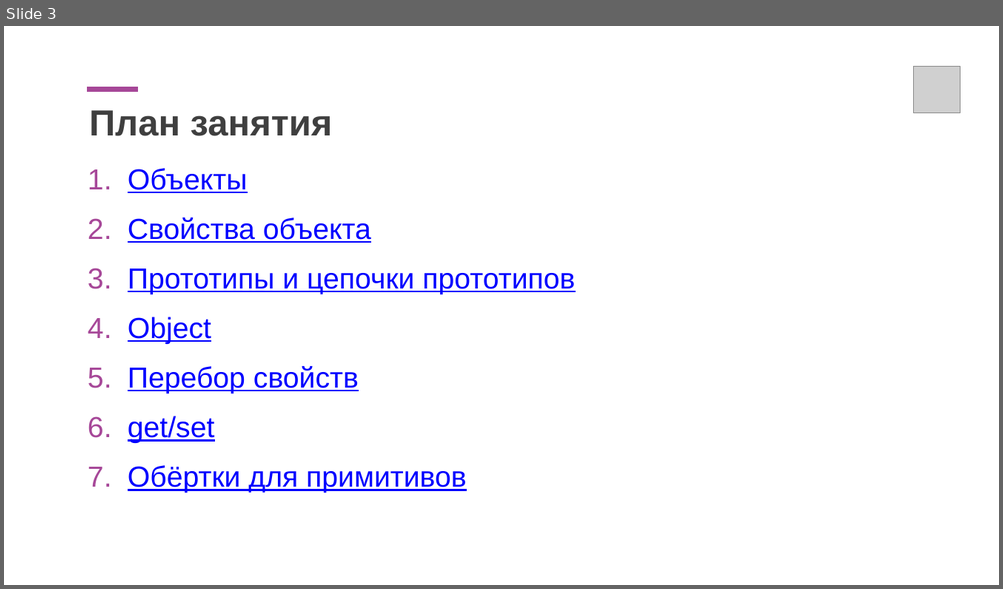
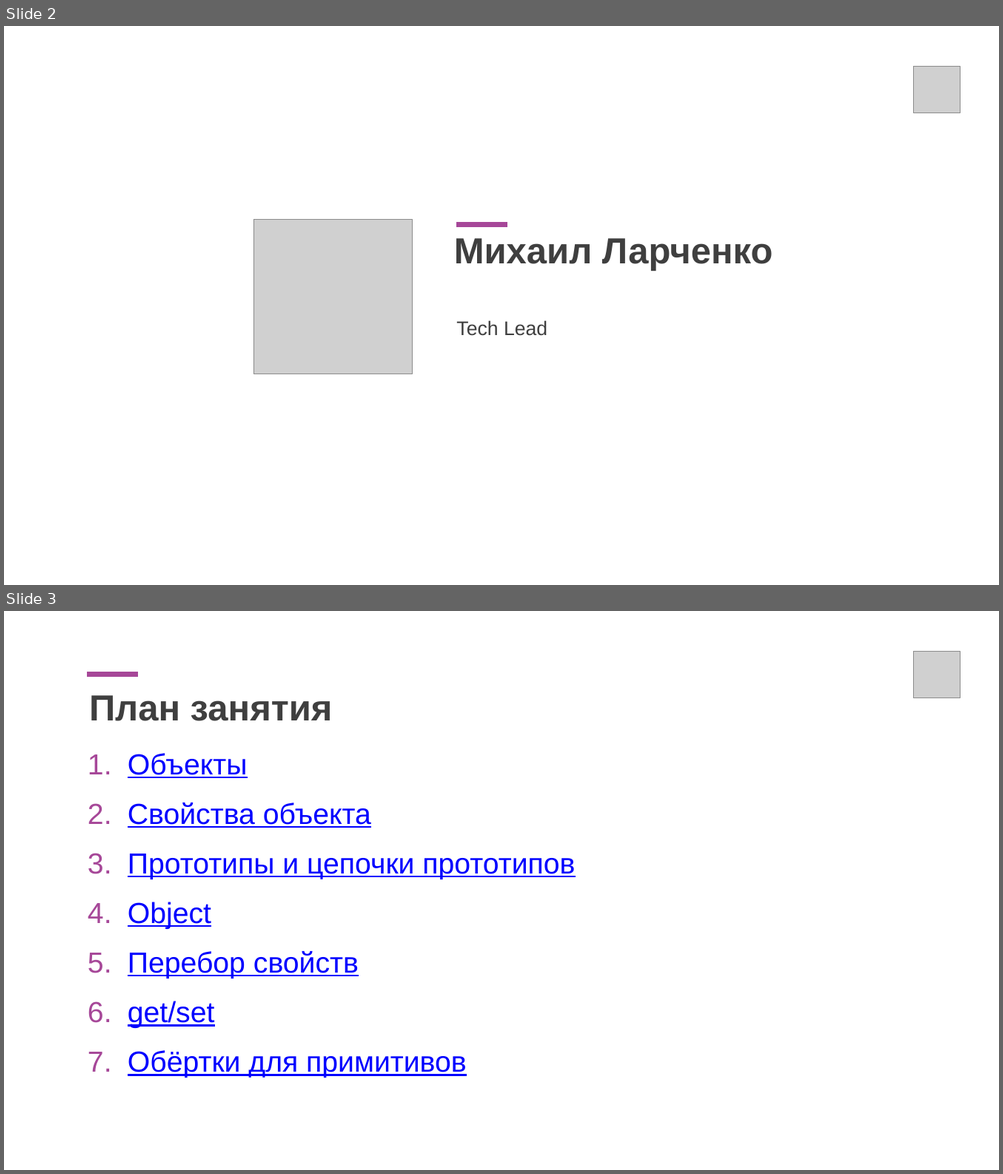
Before and after one commit to dustyo-O/netology-ajs7-ci2, a slide deck: power-point/3-object-props.pptx. Shown one above the other, each under a label of ours: slide 3 before the commit, slides 2 and 3 after it. The pictures are 1003x589 and 1003x1174 pixels, drawn with LibreOffice and Linux fonts; fonts in the diff are those of the drawing; grey boxes stand for pictures. Boxes give left, top, right and bottom in pixels: in the first picture for what was removed or moved away, otherwise in the second. Text is boxed around its words. In the diff, an @@ line names an element or a change of style, - is before the commit and + after.

```diff
--- a/power-point/3-object-props.pptx
+++ b/power-point/3-object-props.pptx
@@ slide 2 added at (4, 26, 999, 585), background #FFFFFF @@
@@ picture added at (913, 66, 959, 113) @@
@@ picture added at (253, 219, 412, 375) @@
@@ line added from (456, 225) to (507, 225), #A64798 10 pt @@
@@ text added at (454, 238, 772, 271), 70 pt, text #3F3F3F, bold @@
+Михаил Ларченко
@@ text added at (456, 321, 547, 336), 38 pt, text #3F3F3F @@
+Tech Lead
```
Also in this commit, not shown: 2 slides changed, 1 slide removed, 3 other files.
